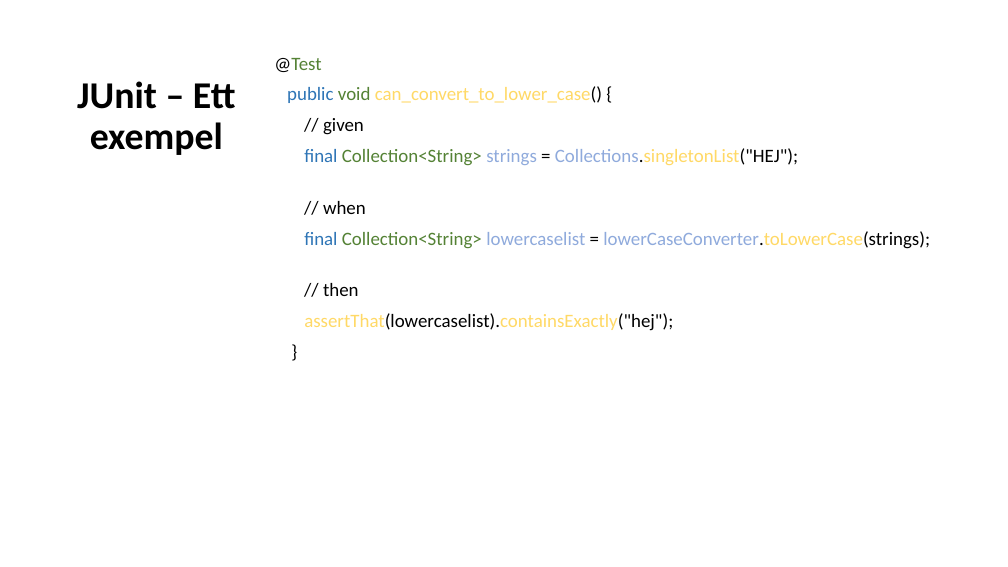
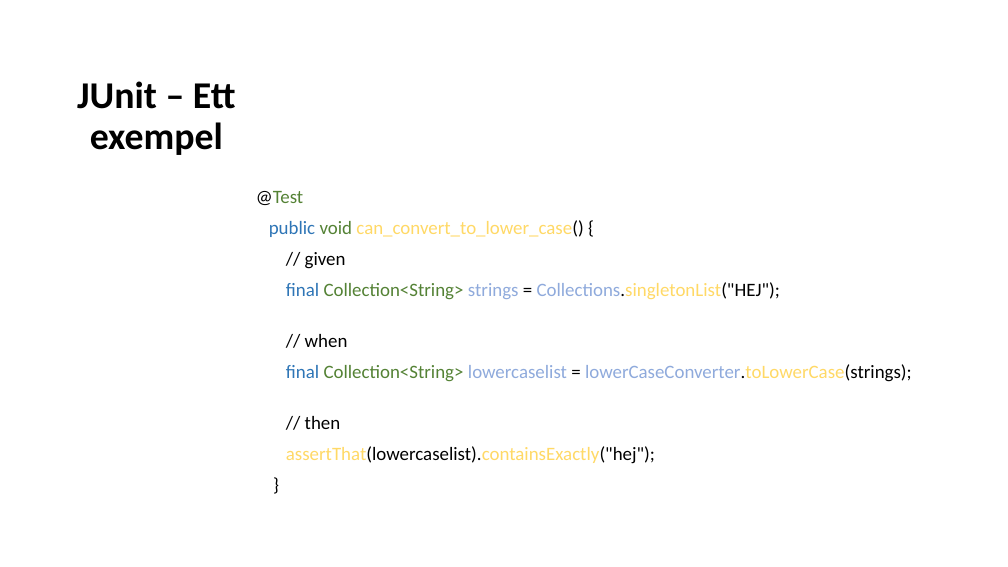
Before and after one commit to Omegapoint/tdd-lab, a slide deck: slide 5 of TDD-Presentation.pptx. Drawn at 1008x567 pixels with LibreOffice and Linux fonts; fonts in the diff are those of the drawing. Boxes give left, top, right and bottom in pixels: in the first picture for what was removed or moved away, otherwise in the second. Text is boxed around its words. In the diff, an @@ line names an element or a change of style, - is before the commit and + after.

```diff
--- a/TDD-Presentation.pptx
+++ b/TDD-Presentation.pptx
@@ subtitle "@Test": place and size @@
-subtitle "@Test" at box(274, 58, 930, 331)
+subtitle "@Test" at box(256, 191, 912, 464)
```
Also in this commit, not shown: 5 other slides changed.
